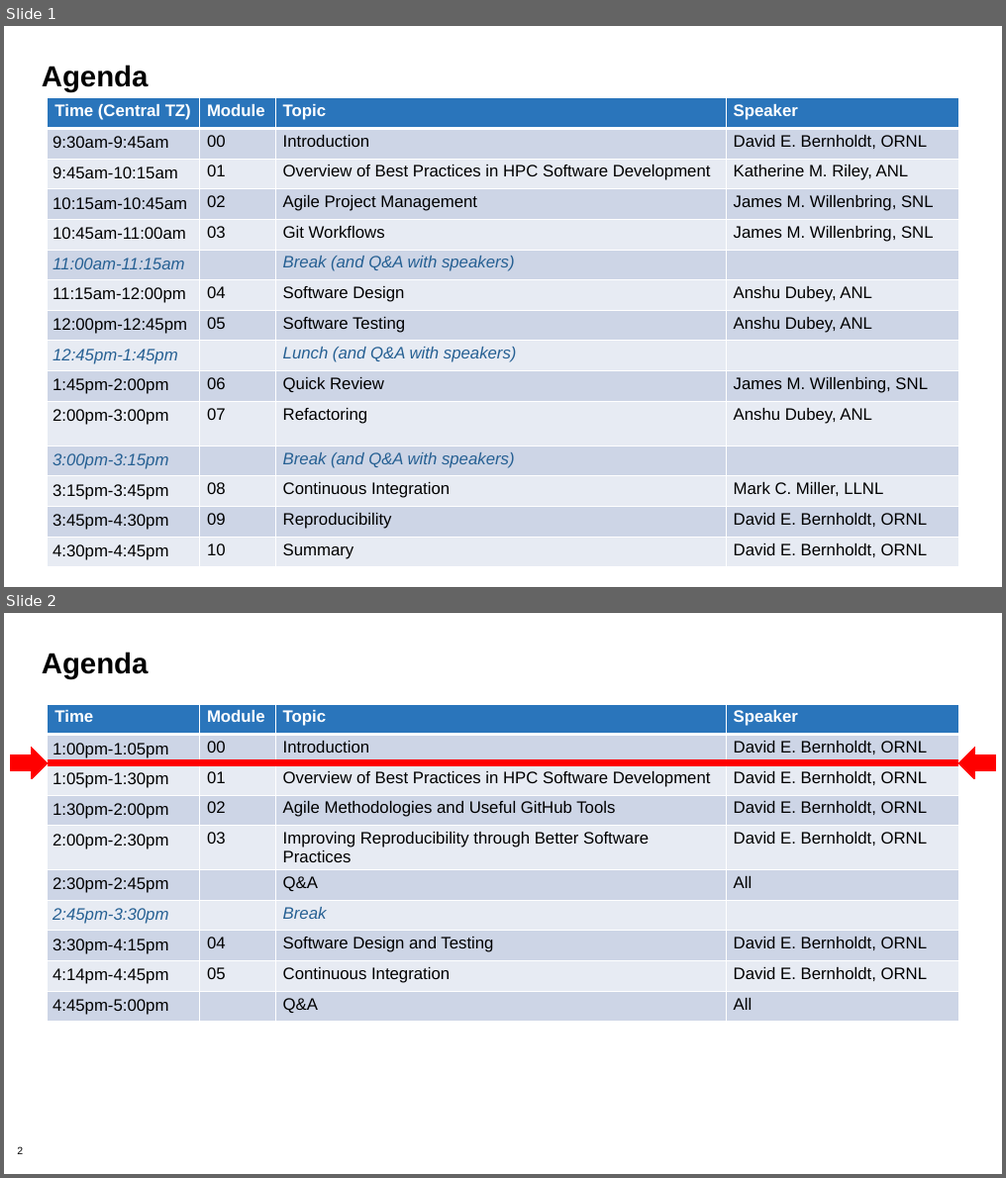
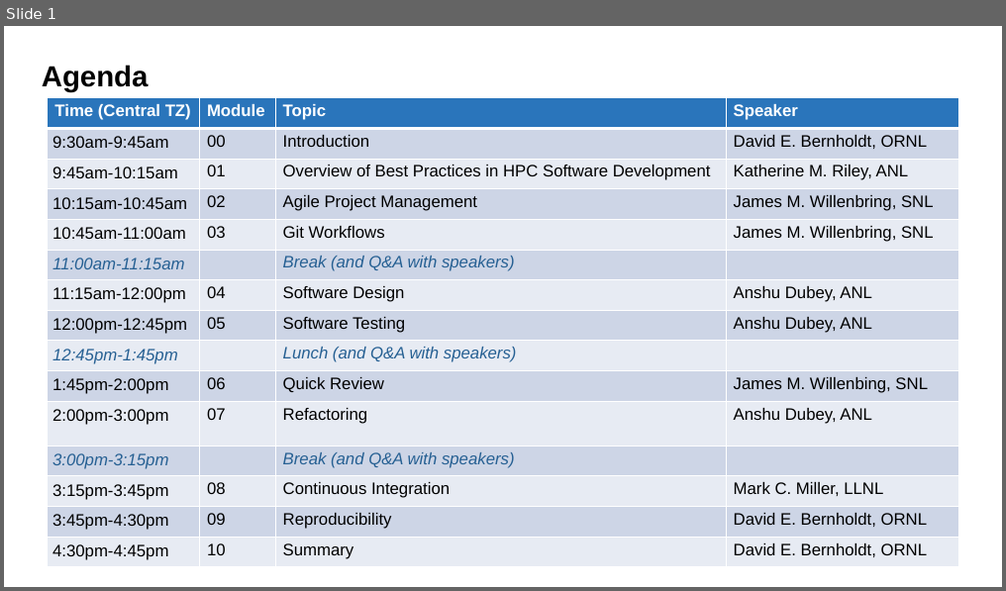
Before and after one commit to betterscientificsoftware/bssw-tutorial, a slide deck: presentations/agenda-master.pptx. Shown one above the other, each under a label of ours: slides 1 and 2 before the commit, slide 1 after it. The pictures are 1006x1178 and 1006x591 pixels, drawn with LibreOffice and Linux fonts; fonts in the diff are those of the drawing; background and template pictures are left out. Boxes give left, top, right and bottom in pixels: in the first picture for what was removed or moved away, otherwise in the second. Text is boxed around its words. In the diff, an @@ line names an element or a change of style, - is before the commit and + after.

```diff
--- a/presentations/agenda-master.pptx
+++ b/presentations/agenda-master.pptx
@@ slide 2 removed at [4,613,1002,1174], background #FFFFFF @@
@@ title removed at [42,652,149,679] @@
-Agenda
@@ table removed at [48,704,958,1025], 10 rows, 4 columns @@
-Time | Module | Topic | Speaker
-1:00pm-1:05pm | 00 | Introduction | David E. Bernholdt, ORNL
-1:05pm-1:30pm | 01 | Overview of Best Practices in HPC Software Development | David E. Bernholdt, ORNL
-1:30pm-2:00pm | 02 | Agile Methodologies and Useful GitHub Tools | David E. Bernholdt, ORNL
-2:00pm-2:30pm | 03 | Improving Reproducibility through Better Software Practices | David E. Bernholdt, ORNL
-2:30pm-2:45pm |  | Q&A | All
-2:45pm-3:30pm |  | Break | 
-3:30pm-4:15pm | 04 | Software Design and Testing | David E. Bernholdt, ORNL
-4:14pm-4:45pm | 05 | Continuous Integration | David E. Bernholdt, ORNL
-4:45pm-5:00pm |  | Q&A | All
@@ right arrow removed at [11,747,48,779] @@
@@ right arrow removed at [958,747,995,779] @@
@@ line removed from (48, 762) to (958, 762) @@
@@ page number removed at [17,1147,23,1155] @@
-2
```
Also in this commit, not shown: 10 slides added.
